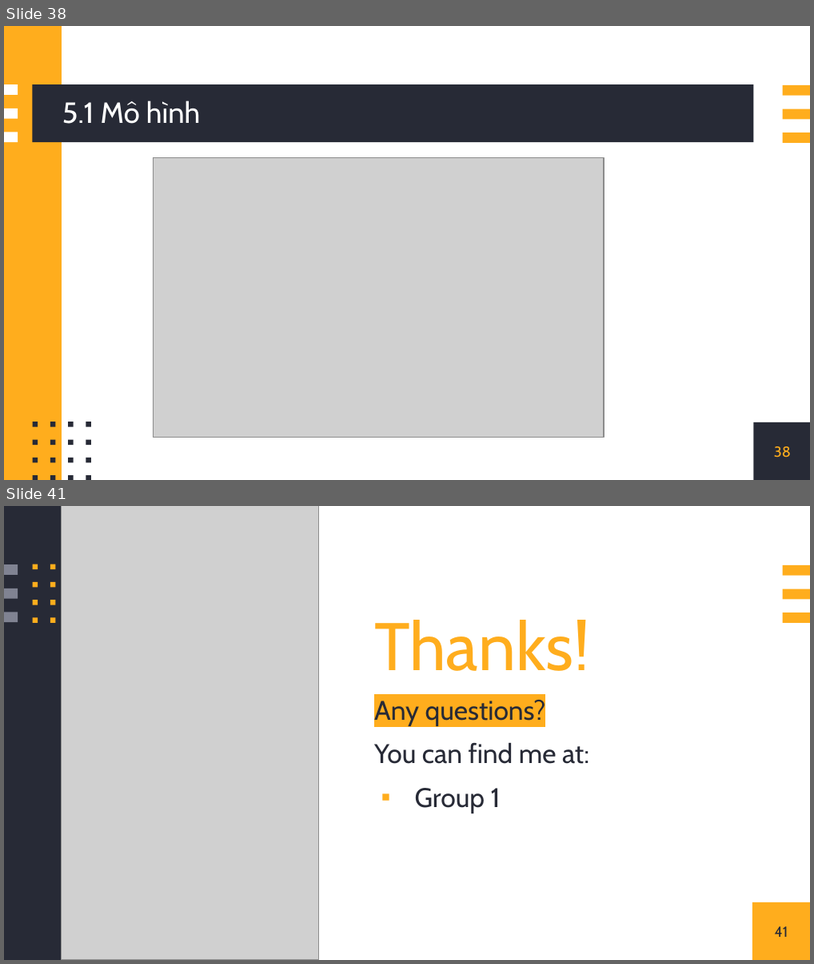
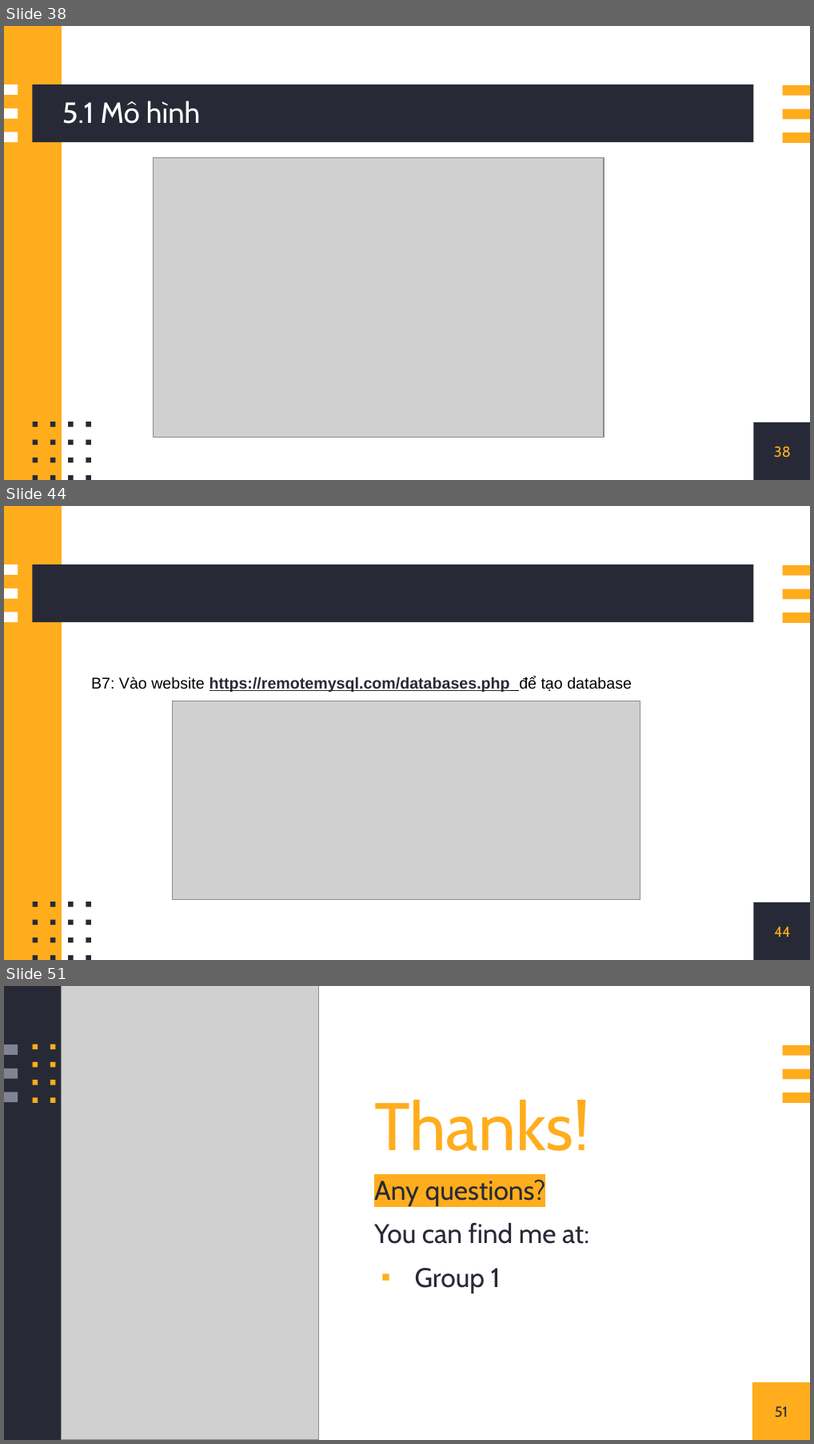
Before and after one commit to doitino/DoAn_CNPM_QuanLyGiangVien, a slide deck: nhom1.pptx. Shown one above the other, each under a label of ours: slides 38 and 41 before the commit, slides 38, 44 and 51 after it; the slides between them are not shown. The pictures are 814x964 and 814x1444 pixels, drawn with LibreOffice and Linux fonts; fonts in the diff are those of the drawing; grey boxes stand for pictures. Boxes give left, top, right and bottom in pixels: in the first picture for what was removed or moved away, otherwise in the second. Text is boxed around its words. In the diff, an @@ line names an element or a change of style, - is before the commit and + after.

```diff
--- a/nhom1.pptx
+++ b/nhom1.pptx
@@ slide 44 added at bbox=[4, 506, 810, 960], background #FFFFFF; not listed: 25 template elements that a slide beside it also shows @@
@@ text added at bbox=[91, 676, 632, 692], 14 pt, text #272A36, bold, underline @@
+B7: Vào website https://remotemysql.com/databases.php để tạo database
@@ picture added at bbox=[172, 701, 640, 900] @@
@@ page number added at bbox=[774, 926, 790, 936], 13 pt, text #FFAD1D @@
+44
@@ what was slide 41 is now slide 51 @@
@@ page number at bbox=[775, 1406, 788, 1417]: text changed @@
-41
+51
```
Also in this commit, not shown: 2 slides changed, 9 other slides added, 55 other files.
